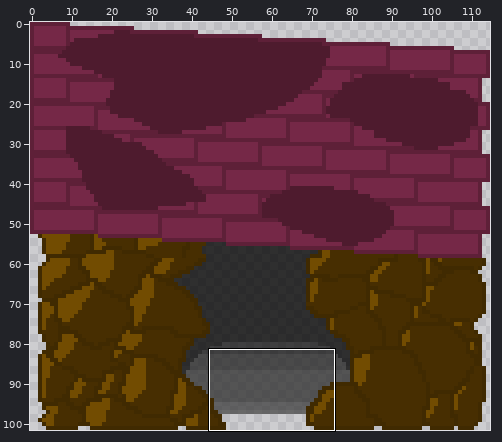
Sprite sheet: UtFoM_Project2/Assets/Art/gfx/EnvironmentPieces/bb_house3.png. The first picture is a wide view before the edit; the outline marks the close-up.
Close-up. Before the commit:
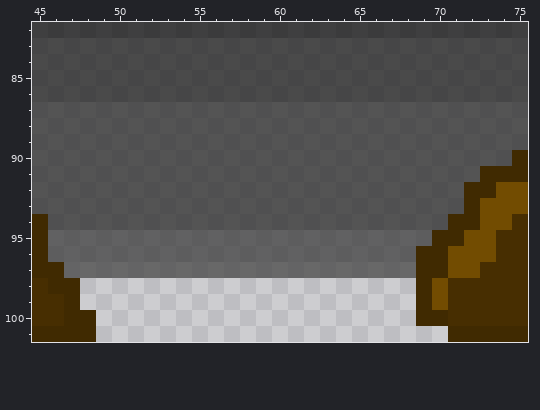
The file is 115x102 pixels. Colours within 5 levels of each other are drawn and written as one. Shown: x 45..75, y 82..101. The commit also changed other parts of the picture, which this record leaves out.
Once edited:
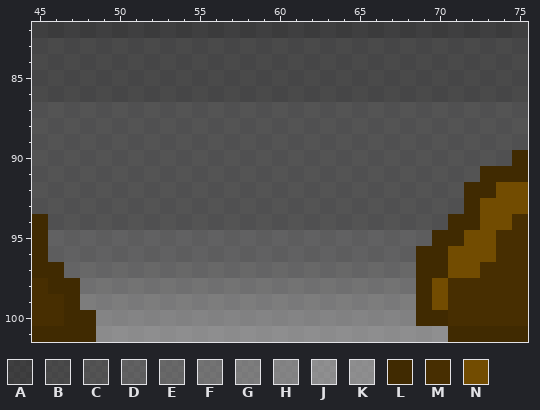
Palette (. is transparent): A #151515c5  B #232323c5  C #303030c5  D #414141c5  E #4a4a4ac5  F #585858c5  G #656565c5  H #6f6f6fc5  J #797979bb  K #7c7c7cc5  L #402a01  M #472e01  N #724c01
The edit:
The edit adds colour F in row 98 at x 48 to 68.
The edit adds colour G in row 99 at x 48 to 68.
The edit adds colour H in row 100 at x 49 to 68.
The edit adds colour J in row 101 at x 70.
The edit adds colour K in row 101 at x 49 to 69.
Where, in picture pixels (left, top, right, bottom), the same in both close-ups:
added: (80, 278, 448, 342)
